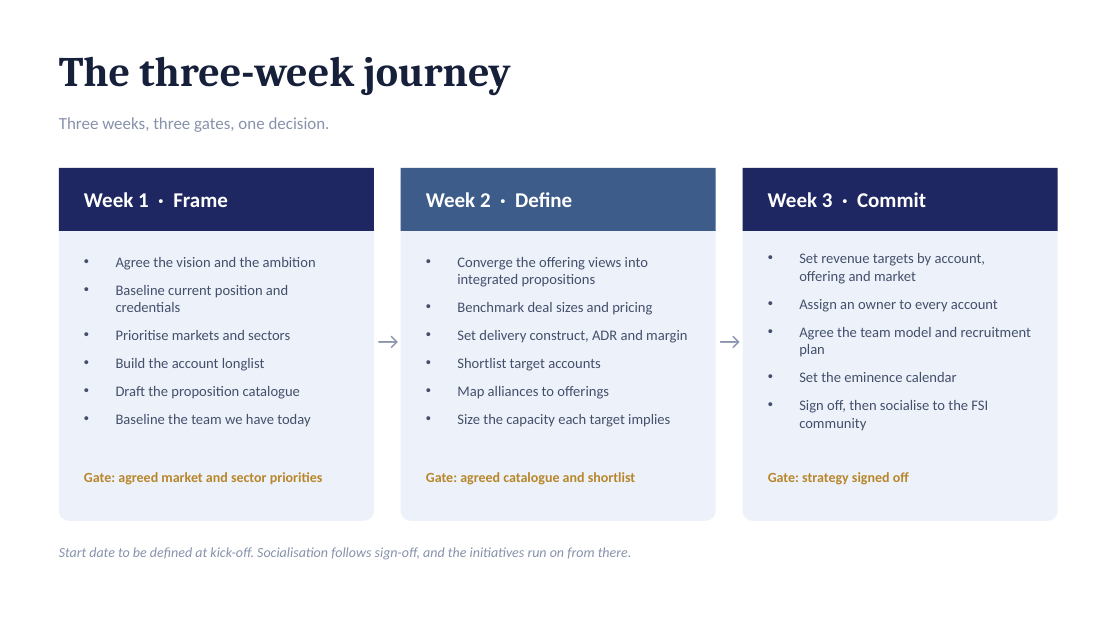
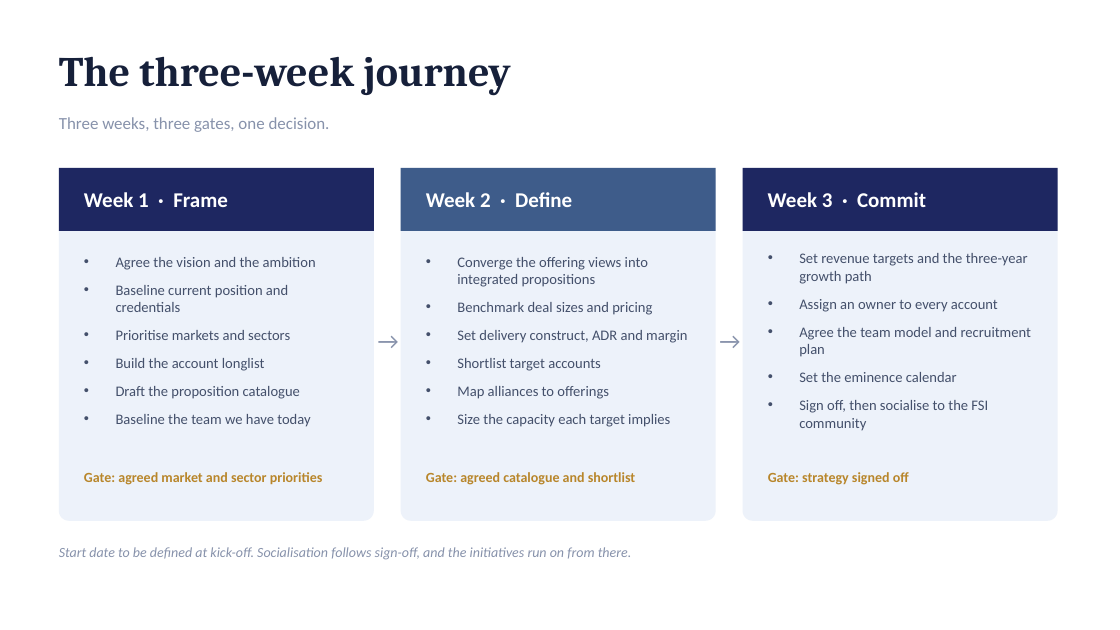
Before and after one commit to dhajjar-cyber/bae, a slide deck: slide 25 of FSI strategy/EAI&D-FSI-Strategy-Development-Plan.pptx. Drawn at 1120x630 pixels with LibreOffice and Linux fonts; fonts in the diff are those of the drawing. Boxes give left, top, right and bottom in pixels: in the first picture for what was removed or moved away, otherwise in the second. Text is boxed around its words. In the diff, an @@ line names an element or a change of style, - is before the commit and + after.

```diff
--- a/FSI strategy/EAI&D-FSI-Strategy-Development-Plan.pptx
+++ b/FSI strategy/EAI&D-FSI-Strategy-Development-Plan.pptx
@@ text at (x1=799, y1=253, x2=1028, y2=284): text changed @@
-• Set revenue targets by account, offering and market
+• Set revenue targets and the three-year growth path
```
Also in this commit, not shown: 4 other slides changed, 1 slide added, 1 other file.
